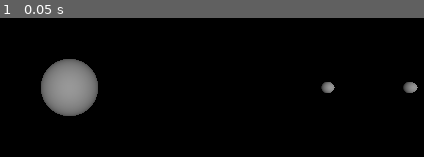
Above: before the commit, frame 1.
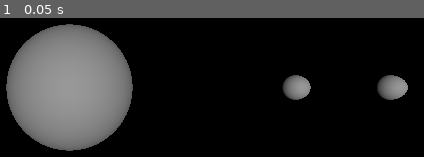
Above: after the commit, the same moment.

Repository: marekgagne/syncro_orbit
Game: Godot game, scene res://node_3d.tscn
Two runs of this game, one before a commit and one after it. Both use one fixed random seed, a clock stepped at 60 frames per second and the inputs below.
Inputs:
- Up to frame 1 (0.05 s): no input

The runs differ from the first frame. In frame 1, 21% of the frame differs, in the area x 1-99%, y 4-96%.

Commit message:
document

Diff:
--- a/orbite-lune/Europe.gd
+++ b/orbite-lune/Europe.gd
@@ -1,4 +1,14 @@
 extends RigidBody3D
+
+@export_group("variables orbite")
+@export var masse_europe: float
+@export var temps_orbit: float
+@export var masse_jupiter: float
+@export var r_p: float
+@export var v_p: float
+@export var k:float
+@export var d:float
+@export var coef_dissip:float
 
 
 # Called when the node enters the scene tree for the first time.
--- a/orbite-lune/node_3d.tscn
+++ b/orbite-lune/node_3d.tscn
@@ -1,4 +1,6 @@
 [gd_scene format=3 uid="uid://bxrilgjlgkls1"]
+
+[ext_resource type="Script" uid="uid://dbf8m6swsngsk" path="res://Europe.gd" id="1_a202f"]
 
 [sub_resource type="Environment" id="Environment_4xowi"]
 background_mode = 1
@@ -27,7 +29,7 @@
 environment = SubResource("Environment_4xowi")
 
 [node name="Camera3D" type="Camera3D" parent="." unique_id=1513954166]
-transform = Transform3D(1, 0, 0, 0, 1, 0, 0, 0, 1, 0, 0, 5.1035624)
+transform = Transform3D(1, 0, 0, 0, 1, 0, 0, 0, 1, 0, 0, 2.3696313)
 
 [node name="DirectionalLight3D" type="DirectionalLight3D" parent="." unique_id=741792308]
 
@@ -40,7 +42,8 @@
 shape = SubResource("SphereShape3D_noarx")
 
 [node name="Europe_r1" type="RigidBody3D" parent="." unique_id=1835999092]
-transform = Transform3D(1, 0, 0, 0, 1, 0, 0, 0, 1, 4.489206, 0, 0)
+transform = Transform3D(1, 0, 0, 0, 1, 0, 0, 0, 1, 1.8228974, 0, 0)
+script = ExtResource("1_a202f")
 
 [node name="MeshInstance3D" type="MeshInstance3D" parent="Europe_r1" unique_id=908696574]
 mesh = SubResource("SphereMesh_4xowi")
@@ -49,7 +52,8 @@
 shape = SubResource("SphereShape3D_a202f")
 
 [node name="Europe_r2" type="RigidBody3D" parent="." unique_id=1978741697]
-transform = Transform3D(1, 0, 0, 0, 1, 0, 0, 0, 1, 5.916812, 0, 0)
+transform = Transform3D(1, 0, 0, 0, 1, 0, 0, 0, 1, 2.5870733, 0, 0)
+script = ExtResource("1_a202f")
 
 [node name="MeshInstance3D" type="MeshInstance3D" parent="Europe_r2" unique_id=276974537]
 mesh = SubResource("SphereMesh_noarx")
